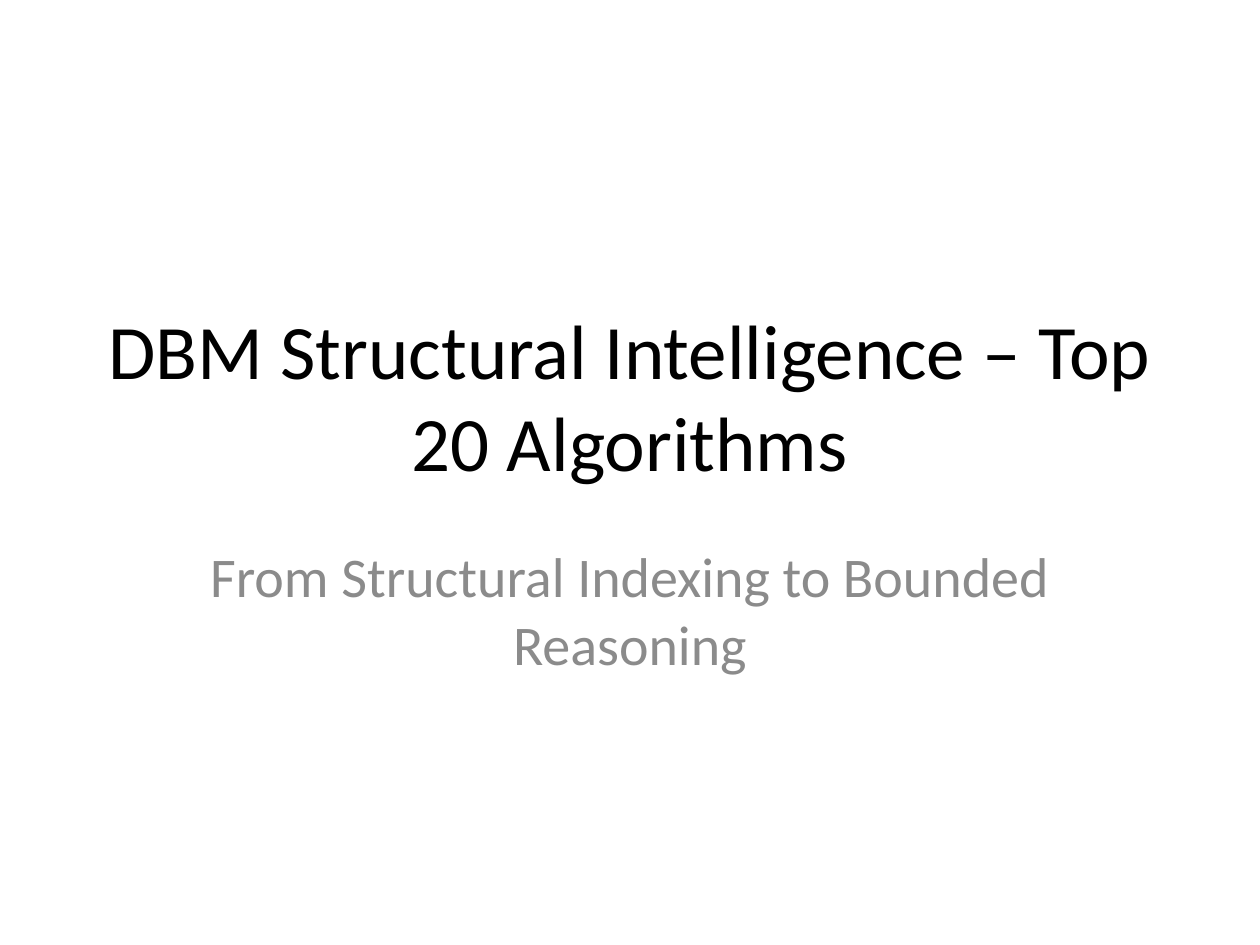
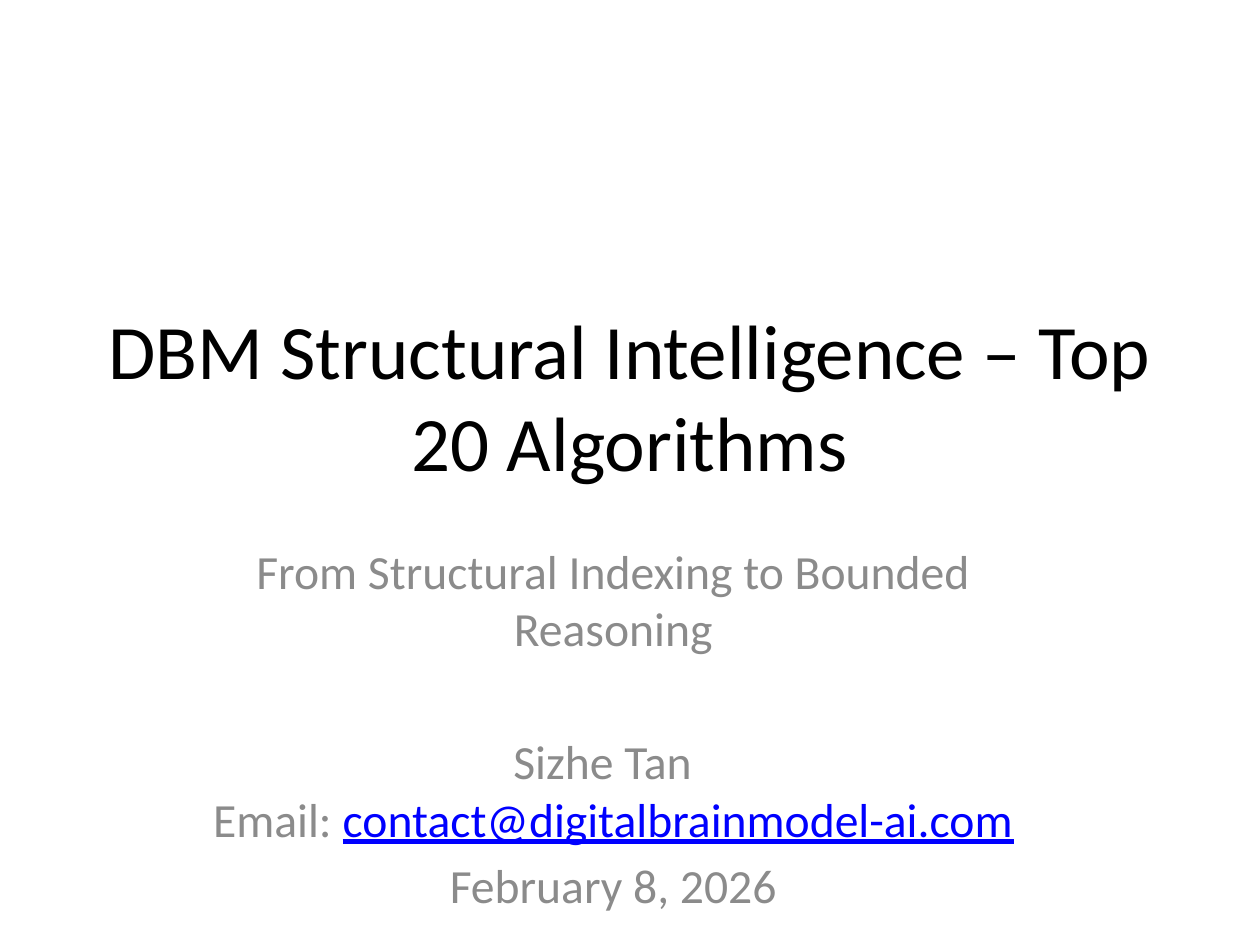
Before and after one commit to sizhet/Digital-Brain-Model-Chain-of-Thoughts, a slide deck: slide 1 of RELEASE-1.2-PREVIEW/DBM-Structural-Intelligence-Top-20-Algorithms-slides.pptx. Drawn at 1260x945 pixels with LibreOffice and Linux fonts; fonts in the diff are those of the drawing. Boxes give left, top, right and bottom in pixels: in the first picture for what was removed or moved away, otherwise in the second. Text is boxed around its words. In the diff, an @@ line names an element or a change of style, - is before the commit and + after.

```diff
--- a/RELEASE-1.2-PREVIEW/DBM-Structural-Intelligence-Top-20-Algorithms-slides.pptx
+++ b/RELEASE-1.2-PREVIEW/DBM-Structural-Intelligence-Top-20-Algorithms-slides.pptx
@@ subtitle at (256, 556, 970, 654): size 32 to 27.2 pt in "From Structural Indexing to Bounded Reasoning" @@
@@ subtitle at (213, 746, 1013, 911): paragraphs added @@
+Sizhe Tan
+Email: contact@digitalbrainmodel-ai.com
+February 8, 2026
```
Also in this commit, not shown: 1 other file.
